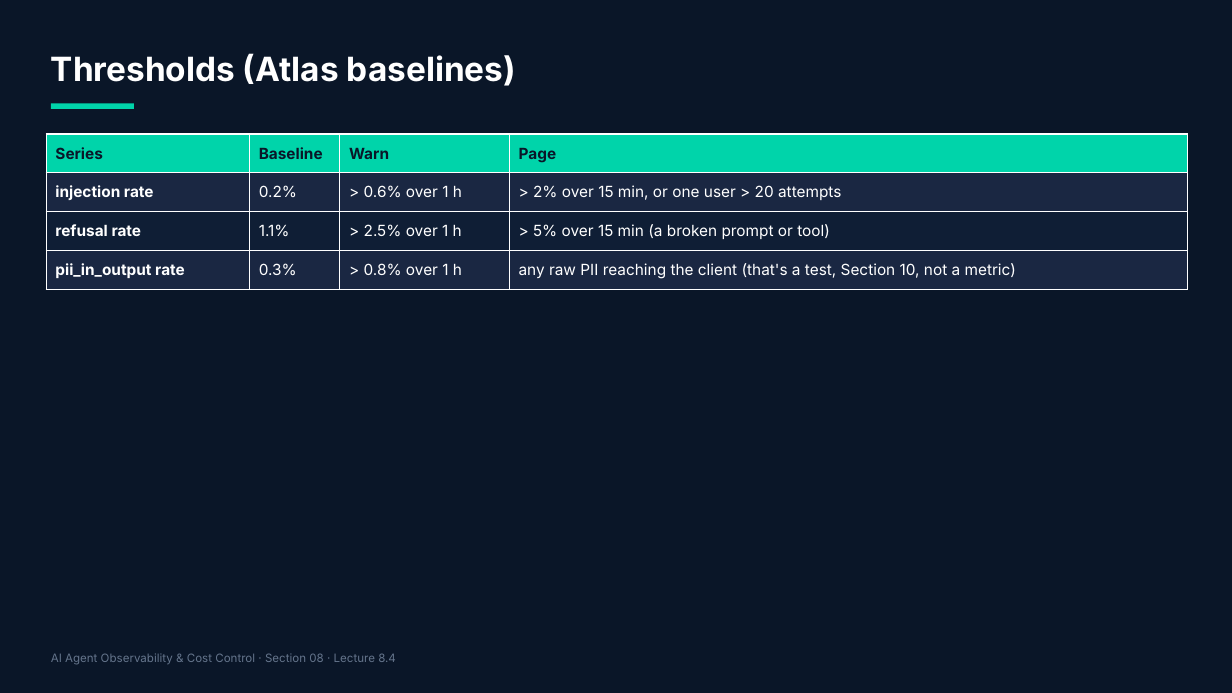
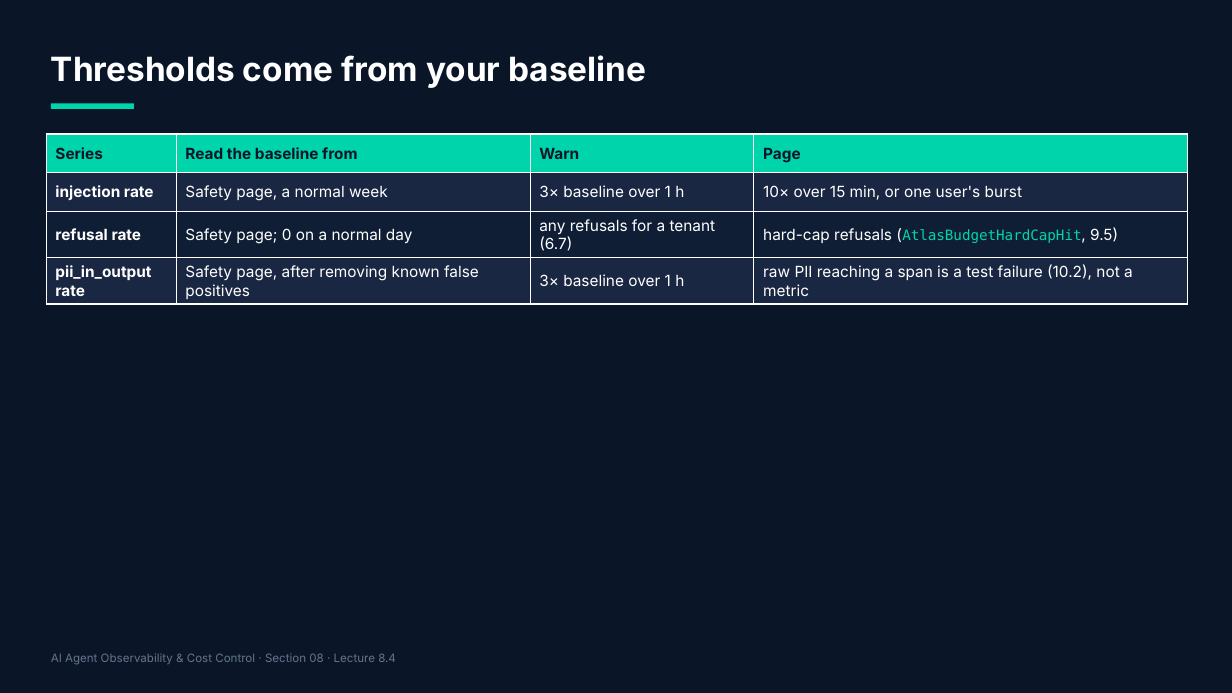
Before and after one commit to adithyagithub27/Course, a slide deck: slide 23 of agent-observability-course/10-graphics/slides/section-08.pptx (slide 18 before the commit). Drawn at 1232x693 pixels with LibreOffice and Linux fonts; fonts in the diff are those of the drawing. Boxes give left, top, right and bottom in pixels: in the first picture for what was removed or moved away, otherwise in the second. Text is boxed around its words. In the diff, an @@ line names an element or a change of style, - is before the commit and + after.

```diff
--- a/agent-observability-course/10-graphics/slides/section-08.pptx
+++ b/agent-observability-course/10-graphics/slides/section-08.pptx
@@ text at [51,55,646,88]: text changed @@
-Thresholds (Atlas baselines)
+Thresholds come from your baseline
@@ table at [46,134,1188,303] @@
-row 1, column 2: Baseline
+row 1, column 2: Read the baseline from
-row 2: injection rate | 0.2% | > 0.6% over 1 h | > 2% over 15 min, or one user > 20 attempts
+row 2: injection rate | Safety page, a normal week | 3× baseline over 1 h | 10× over 15 min, or one user's burst
-row 3: refusal rate | 1.1% | > 2.5% over 1 h | > 5% over 15 min (a broken prompt or tool)
+row 3: refusal rate | Safety page; 0 on a normal day | any refusals for a tenant (6.7) | hard-cap refusals (AtlasBudgetHardCapHit, 9.5)
-row 4: pii_in_output rate | 0.3% | > 0.8% over 1 h | any raw PII reaching the client (that's a test, Section 10, not a metric)
+row 4: pii_in_output rate | Safety page, after removing known false positives | 3× baseline over 1 h | raw PII reaching a span is a test failure (10.2), not a metric
```
Also in this commit, not shown: 25 other slides changed, 9 slides added, 47 other files.
